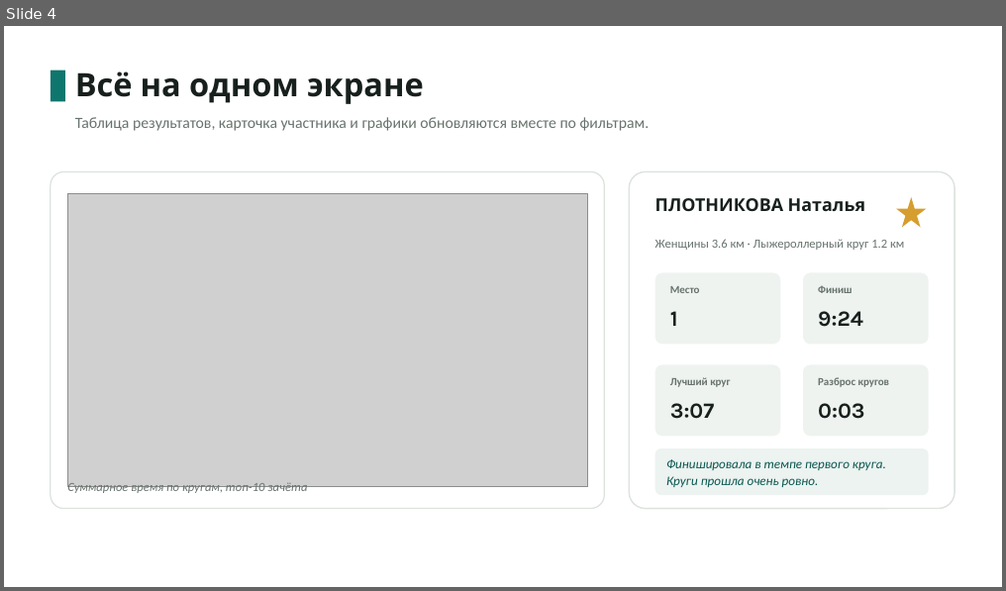
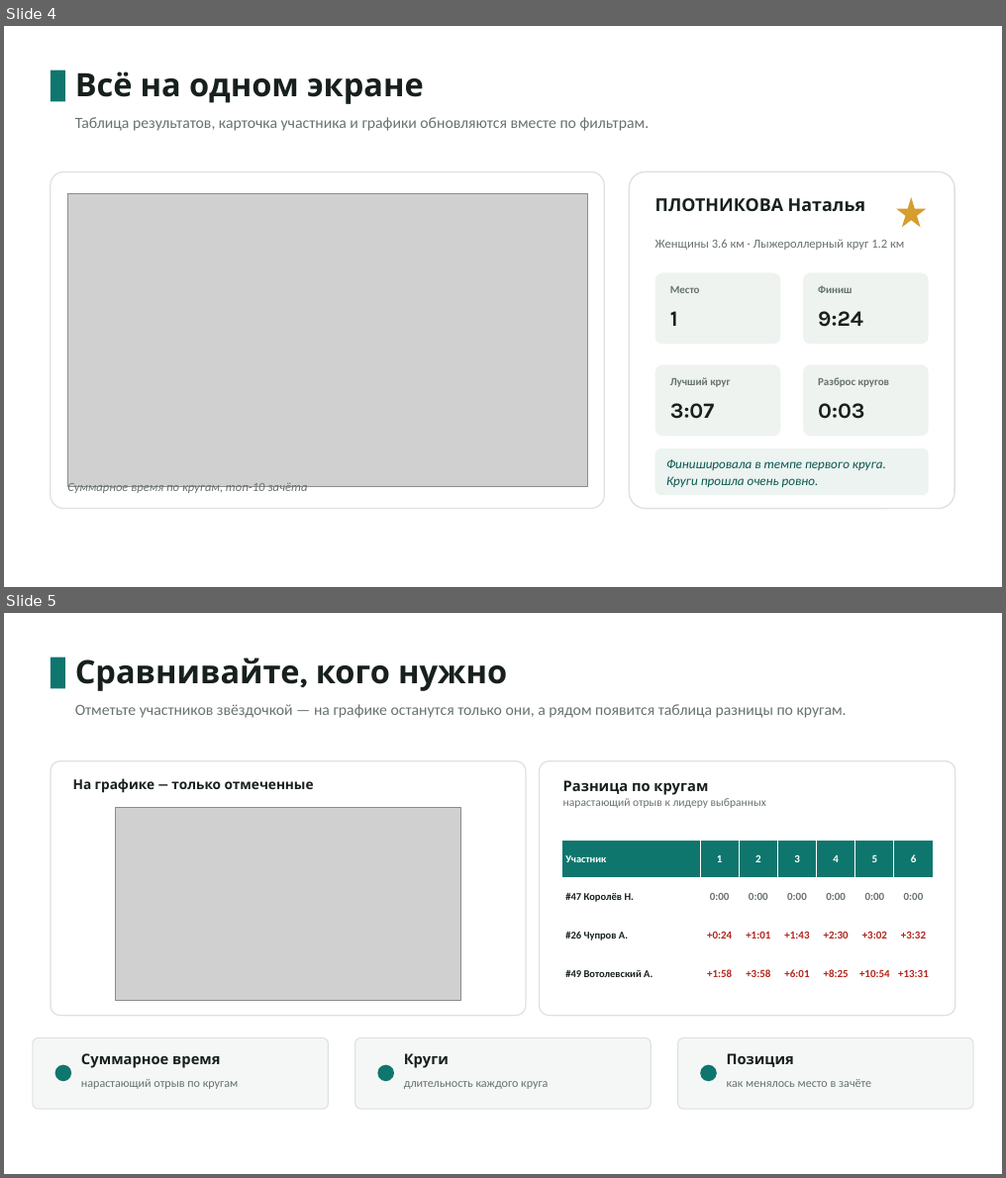
Before and after one commit to ken48/racelytics, a slide deck: Racelytics.pptx. Shown one above the other, each under a label of ours: slide 4 before the commit, slides 4 and 5 after it. The pictures are 1006x591 and 1006x1178 pixels, drawn with LibreOffice and Linux fonts; fonts in the diff are those of the drawing; grey boxes stand for pictures. Boxes give left, top, right and bottom in pixels: in the first picture for what was removed or moved away, otherwise in the second. Text is boxed around its words. In the diff, an @@ line names an element or a change of style, - is before the commit and + after.

Commit message:
pptx

```diff
--- a/Racelytics.pptx
+++ b/Racelytics.pptx
@@ slide 5 added at (4,613,1002,1174), background #FFFFFF @@
@@ rectangle added at (51,658,65,688), fill #0F766E @@
@@ text added at (75,658,507,691), 31 pt, text #17201C, bold @@
+Сравнивайте, кого нужно
@@ text added at (75,704,846,718), 15 pt, text #68736D @@
+Отметьте участников звёздочкой — на графике останутся только они, а рядом появится таблица разницы по кругам.
@@ rounded rectangle added at (51,761,526,1016), fill #FFFFFF, outline #DCE3DD 1.2 pt @@
@@ text added at (73,778,314,793), 13 pt, text #17201C, bold @@
+На графике — только отмеченные
@@ rounded rectangle added at (540,761,955,1016), fill #FFFFFF, outline #DCE3DD 1.2 pt @@
@@ text added at (563,780,766,808), 11 pt, text #68736D @@
+Разница по кругам
+нарастающий отрыв к лидеру выбранных
@@ picture added at (116,808,460,1001) @@
@@ table added at (561,840,934,993), 4 rows, 7 columns @@
+Участник | 1 | 2 | 3 | 4 | 5 | 6
+#47 Королёв Н. | 0:00 | 0:00 | 0:00 | 0:00 | 0:00 | 0:00
+#26 Чупров А. | +0:24 | +1:01 | +1:43 | +2:30 | +3:02 | +3:32
+#49 Вотолевский А. | +1:58 | +3:58 | +6:01 | +8:25 | +10:54 | +13:31
@@ rounded rectangle added at (33,1039,328,1109), fill #F4F7F5, outline #DCE3DD 1 pt @@
@@ text added at (81,1054,221,1068), 14 pt, text #17201C, bold @@
+Суммарное время
@@ rounded rectangle added at (355,1039,650,1109), fill #F4F7F5, outline #DCE3DD 1 pt @@
@@ text added at (404,1054,449,1068), 14 pt, text #17201C, bold @@
+Круги
@@ rounded rectangle added at (678,1039,973,1109), fill #F4F7F5, outline #DCE3DD 1 pt @@
@@ text added at (727,1054,794,1067), 14 pt, text #17201C, bold @@
+Позиция
@@ ellipse added at (54,1065,71,1081), fill #0F766E @@
@@ text added at (81,1079,238,1089), 11.5 pt, text #68736D @@
+нарастающий отрыв по кругам
@@ ellipse added at (377,1065,394,1081), fill #0F766E @@
@@ text added at (404,1081,548,1089), 11.5 pt, text #68736D @@
+длительность каждого круга
@@ ellipse added at (700,1065,717,1081), fill #0F766E @@
@@ text added at (727,1079,871,1087), 11.5 pt, text #68736D @@
+как менялось место в зачёте
```
Also in this commit, not shown: 1 slide removed.
